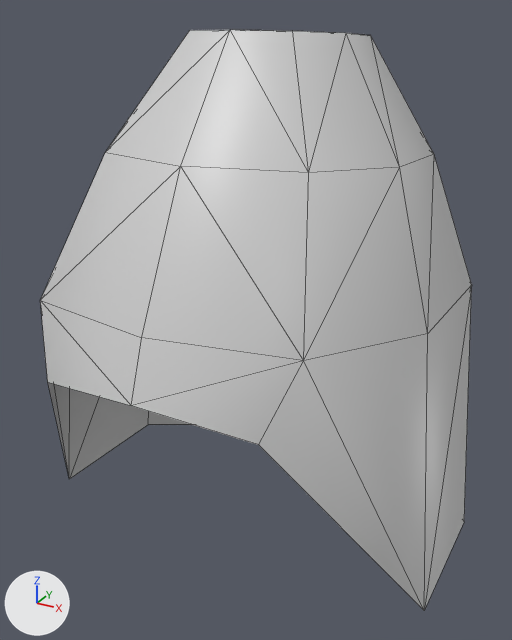
The COLLADA model art/meshes/props/helmet/chin_cavalry_swordsman_helmet.dae, before and after one commit.
Camera for both pictures: a 50 mm lens placed at (0.00383, -0.00751, 0.00843), pointed at (-0.00026, -0.00008, 0.00472). The axes (+X, +Y, +Z) are drawn at lower left. The lights are the same throughout. Mesh edges are drawn as thin lines. Vertices at the same position are counted once.
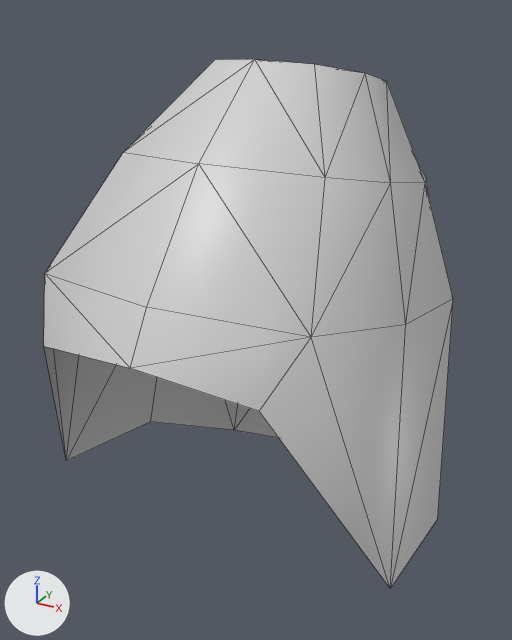
What differs and where, as boxes [x1, y1, x2, y2] in the pictures (512 x 640 px; the box of a moved part takes in the faces that stretch with it):
'Cylinder_001', reshaped, moved, turned, rescaled: before [40, 30, 472, 611]; after [44, 59, 453, 588]
part 1 of me_cylinder_002, moved or reshaped: before [48, 33, 472, 611]; after [44, 73, 453, 588]

The change, as a diff of the scene's bpy script:
```diff
--- a/art/meshes/props/helmet/chin_cavalry_swordsman_helmet.dae.py
+++ b/art/meshes/props/helmet/chin_cavalry_swordsman_helmet.dae.py
@@ me_cylinder_002 @@
 me_cylinder_002.from_pydata(...)  # 40 vertices, 68 faces; spans x -0.0085..0.0085, y -0.0089..0.0085, z 0.0112..0.03
 # used by ob_cylinder_001; location = (0.0, -0.00019, -0.00246); rotation_euler = (-0.0598, -0.00937, 0.00257), in degrees (-3.4, -0.5, 0.1); scale = (0.31, 0.354, 0.354)
-me_cylinder_002.vertices[0].co = (0.0057, 0.0063, 0.0112)
-me_cylinder_002.vertices[2].co = (0.0085, 0.0014, 0.0129)  # pixel (464, 521)
-me_cylinder_002.vertices[3].co = (0.0075, 0.0014, 0.0222)  # pixel (471, 284)
-me_cylinder_002.vertices[4].co = (0.0085, -0.004, 0.0129)  # pixel (424, 610)
-me_cylinder_002.vertices[5].co = (0.0075, -0.004, 0.0222)  # pixel (427, 333)
-me_cylinder_002.vertices[9].co = (0.0057, 0.0006, 0.0265)  # pixel (434, 154)
-me_cylinder_002.vertices[10].co = (0.0057, -0.0029, 0.0265)  # pixel (399, 167)
-me_cylinder_002.vertices[16].co = (0.0, 0.0085, 0.0115)
-me_cylinder_002.vertices[18].co = (-0.0057, 0.0063, 0.0112)
-me_cylinder_002.vertices[20].co = (-0.0085, 0.0014, 0.0129)  # pixel (148, 424)
-me_cylinder_002.vertices[21].co = (-0.0075, 0.0014, 0.0222)
-me_cylinder_002.vertices[22].co = (-0.0085, -0.004, 0.0129)  # pixel (69, 479)
-me_cylinder_002.vertices[23].co = (-0.0075, -0.004, 0.0222)
-me_cylinder_002.vertices[30].co = (-0.0057, 0.0006, 0.0265)
-me_cylinder_002.vertices[31].co = (-0.0057, -0.0029, 0.0265)
+# me_cylinder_002 part 1
+me_cylinder_002.vertices[0].co = (0.0055, 0.0063, 0.0112)
+me_cylinder_002.vertices[2].co = (0.0074, 0.0014, 0.0129)  # pixel (437, 518)
+me_cylinder_002.vertices[3].co = (0.0065, 0.0014, 0.0222)  # pixel (453, 298)
+me_cylinder_002.vertices[4].co = (0.0074, -0.0039, 0.0129)  # pixel (390, 588)
+me_cylinder_002.vertices[5].co = (0.0065, -0.0039, 0.0222)  # pixel (405, 324)
+me_cylinder_002.vertices[9].co = (0.005, 0.0007, 0.0265)  # pixel (425, 182)
+me_cylinder_002.vertices[10].co = (0.0049, -0.0029, 0.0265)  # pixel (390, 183)
+me_cylinder_002.vertices[16].co = (0.0, 0.0077, 0.0113)
+me_cylinder_002.vertices[18].co = (-0.0055, 0.0062, 0.0113)  # pixel (234, 430)
+me_cylinder_002.vertices[20].co = (-0.0074, 0.0013, 0.013)  # pixel (150, 421)
+me_cylinder_002.vertices[21].co = (-0.0065, 0.0013, 0.0222)
+me_cylinder_002.vertices[22].co = (-0.0074, -0.004, 0.0129)  # pixel (66, 460)
+me_cylinder_002.vertices[23].co = (-0.0065, -0.004, 0.0222)
+me_cylinder_002.vertices[30].co = (-0.005, 0.0006, 0.0265)
+me_cylinder_002.vertices[31].co = (-0.005, -0.0029, 0.0265)
 me_cylinder_002.materials.append(mat_material_002)
@@ ob_cylinder_001 @@
 ob_cylinder_001 = bpy.data.objects.new('Cylinder_001', me_cylinder_002)
-ob_cylinder_001.location = (0.0, -0.00019, -0.00246)
-ob_cylinder_001.rotation_euler = (-0.0598, -0.00937, 0.00257)  # degrees (-3.4, -0.5, 0.1)
-ob_cylinder_001.scale = (0.31, 0.354, 0.354)
+ob_cylinder_001.location = (-0.00013, -0.00095, -0.00163)
+ob_cylinder_001.rotation_euler = (-0.192, 0.00711, -0.0168)  # degrees (-11, 0.4, -1)
+ob_cylinder_001.scale = (0.319, 0.354, 0.316)
```
